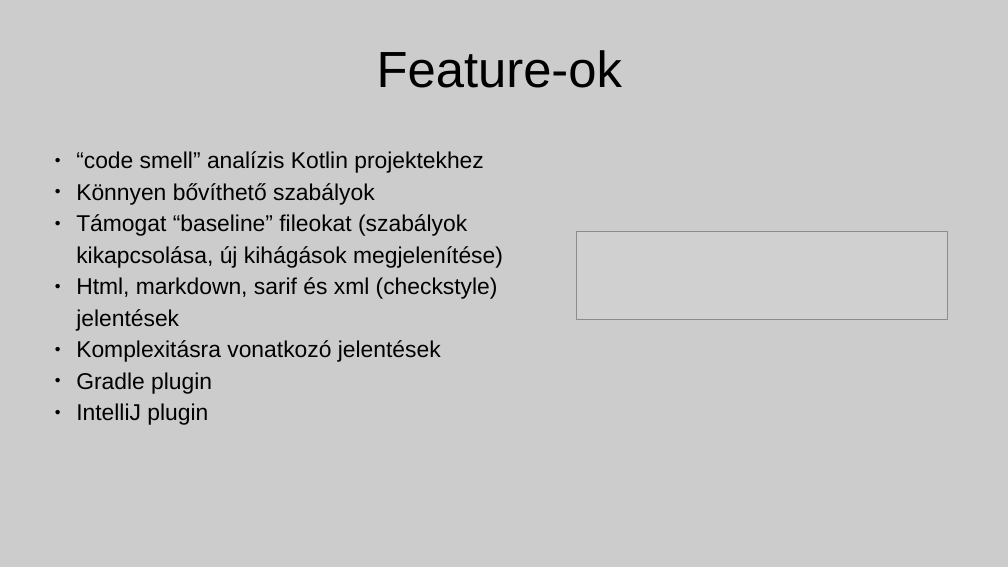
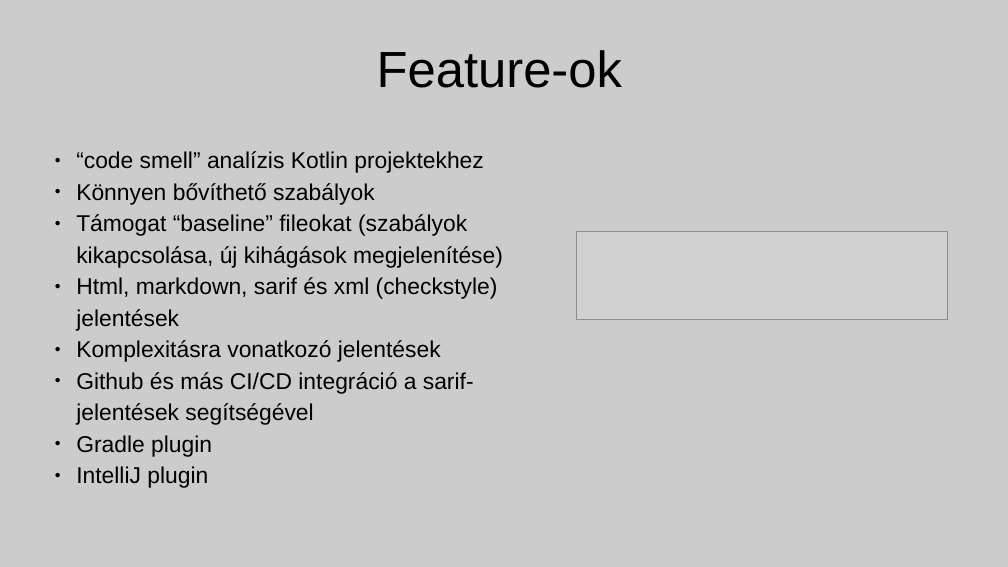
Before and after one commit to adams1mon/detekt-demo, a slide deck: slide 2 of detekt-presentation/presentation.odp. Drawn at 1008x567 pixels with LibreOffice and Linux fonts; fonts in the diff are those of the drawing; grey boxes stand for pictures. Boxes give left, top, right and bottom in pixels: in the first picture for what was removed or moved away, otherwise in the second. Text is boxed around its words. In the diff, an @@ line names an element or a change of style, - is before the commit and + after.

Commit message:
presentation

```diff
--- a/detekt-presentation/presentation.odp
+++ b/detekt-presentation/presentation.odp
@@ text at box(76, 372, 474, 425): paragraph added @@
+● Github és más CI/CD integráció a sarif-jelentések segítségével
```
Also in this commit, not shown: 1 slide added, 2 other files.
